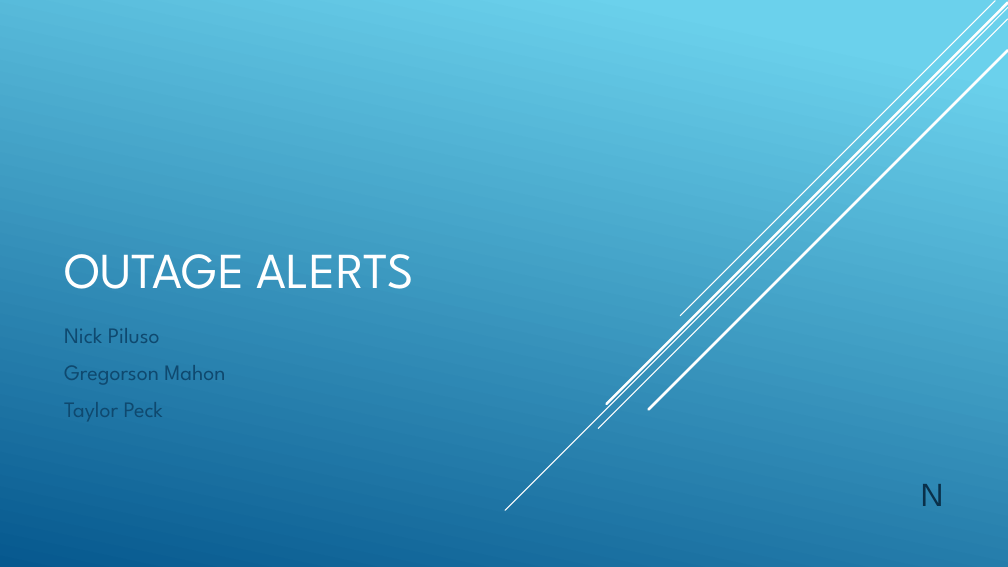
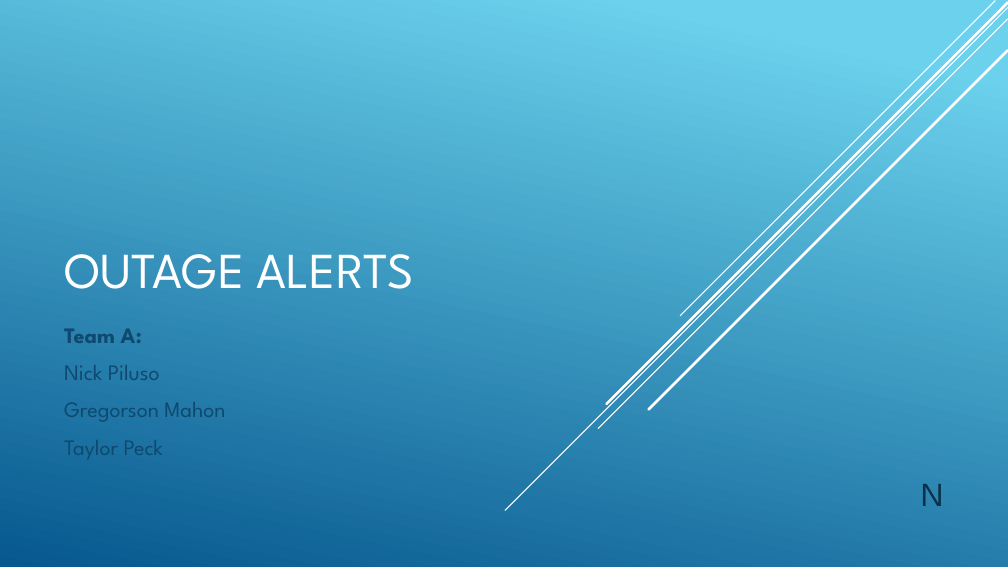
Before and after one commit to infonick/OutageAlert, a slide deck: slide 1 of Usability Study/Outage Alerts.pptx. Drawn at 1008x567 pixels with LibreOffice and Linux fonts; fonts in the diff are those of the drawing. Boxes give left, top, right and bottom in pixels: in the first picture for what was removed or moved away, otherwise in the second. Text is boxed around its words. In the diff, an @@ line names an element or a change of style, - is before the commit and + after.

```diff
--- a/Usability Study/Outage Alerts.pptx
+++ b/Usability Study/Outage Alerts.pptx
@@ subtitle at (x1=64, y1=329, x2=142, y2=343): paragraph added @@
+Team A:
```
Also in this commit, not shown: 1 other slide changed.
